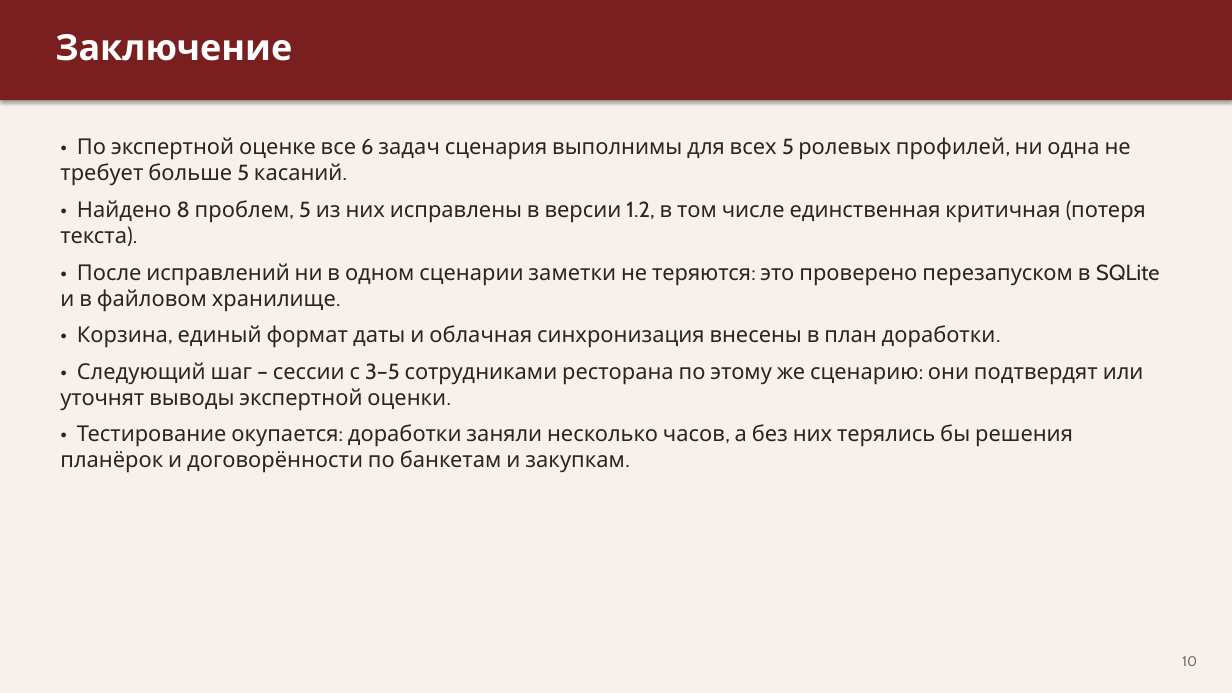
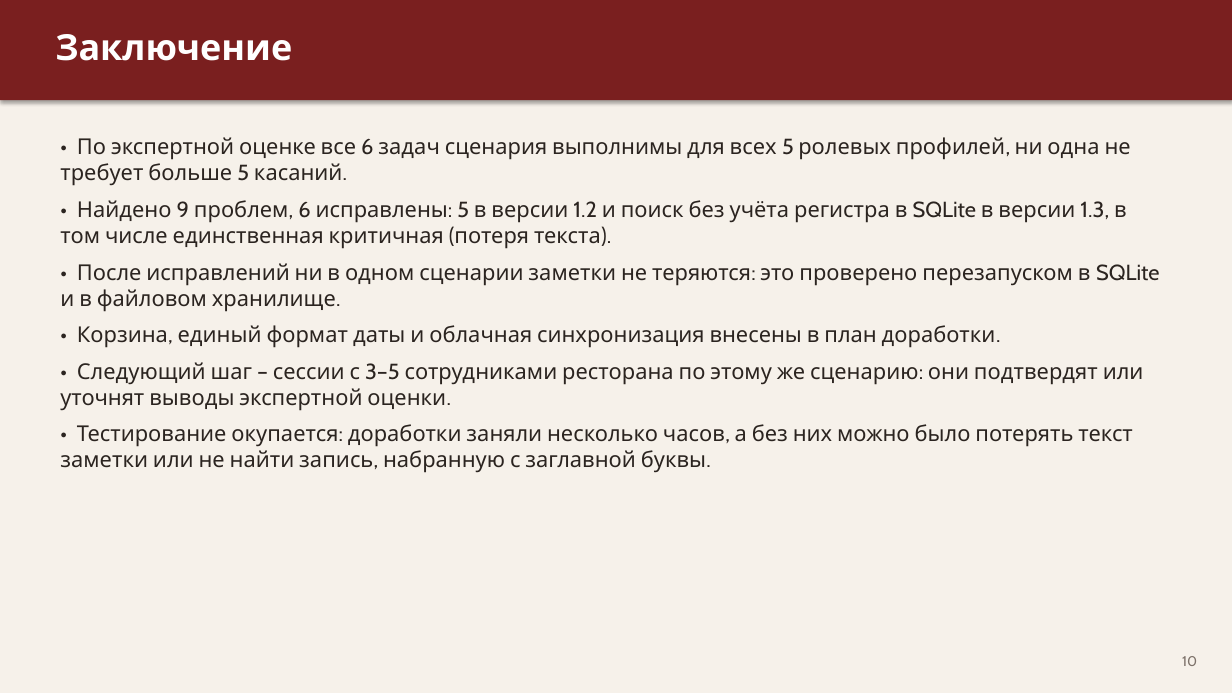
Before and after one commit to nikolainekrasov-dev/primus-practice, a slide deck: slide 10 of presentation/usability-testing.pptx. Drawn at 1232x693 pixels with LibreOffice and Linux fonts; fonts in the diff are those of the drawing. Boxes give left, top, right and bottom in pixels: in the first picture for what was removed or moved away, otherwise in the second. Text is boxed around its words. In the diff, an @@ line names an element or a change of style, - is before the commit and + after.

Commit message:
Презентация: проблема 9 и уточнения по итогам проверки

```diff
--- a/presentation/usability-testing.pptx
+++ b/presentation/usability-testing.pptx
@@ text at (x1=60, y1=200, x2=1127, y2=249): text changed @@
-• Найдено 8 проблем, 5 из них исправлены в версии 1.2, в том числе единственная критичная (потеря текста).
+• Найдено 9 проблем, 6 исправлены: 5 в версии 1.2 и поиск без учёта регистра в SQLite в версии 1.3, в том числе единственная критичная (потеря текста).
@@ text at (x1=60, y1=424, x2=1132, y2=473): text changed @@
-• Тестирование окупается: доработки заняли несколько часов, а без них терялись бы решения планёрок и договорённости по банкетам и закупкам.
+• Тестирование окупается: доработки заняли несколько часов, а без них можно было потерять текст заметки или не найти запись, набранную с заглавной буквы.
```
Also in this commit, not shown: 4 other slides changed.
